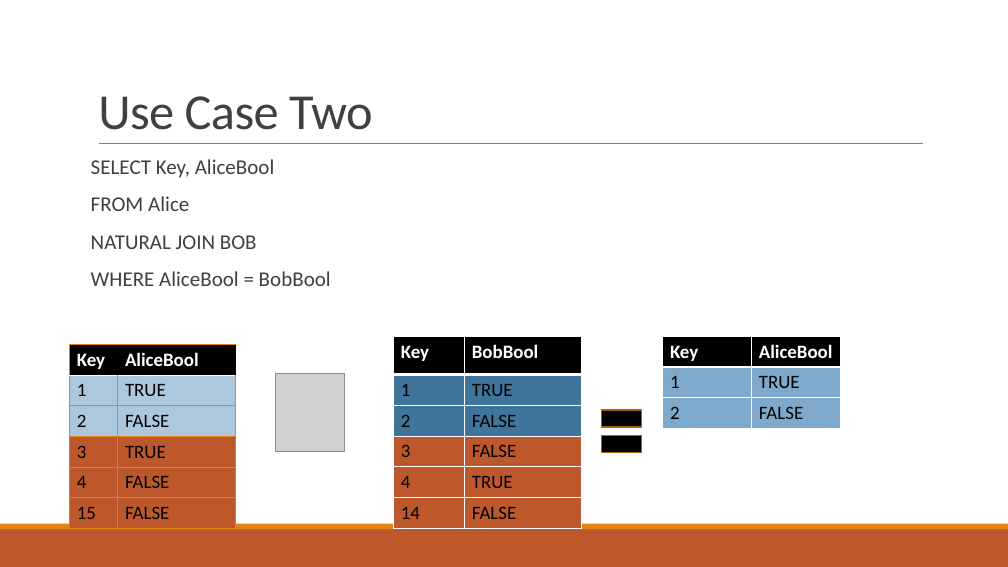
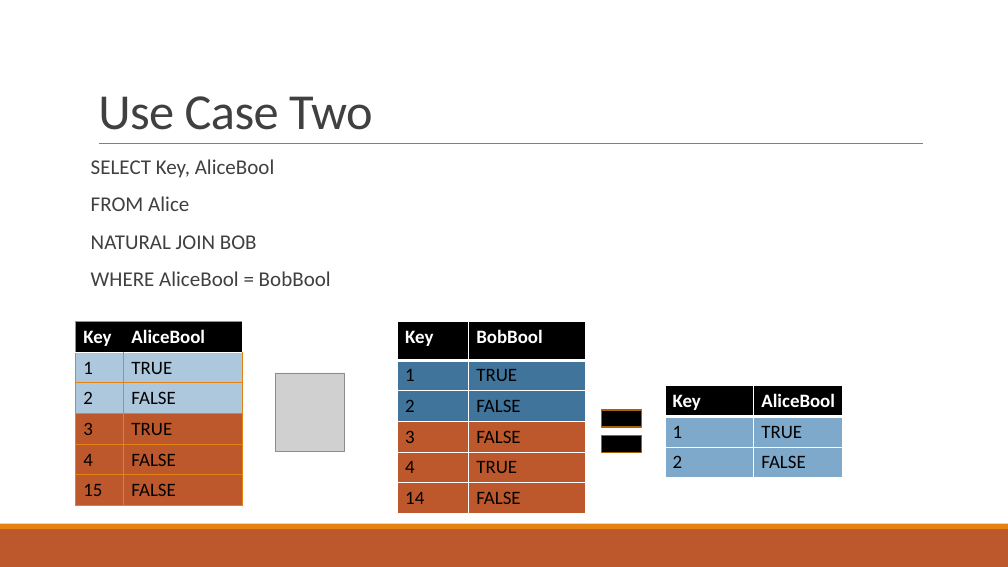
Before and after one commit to niklasUPB/thesis, a slide deck: slide 17 of thesis/Abschlussvortrag.pptx. Drawn at 1008x567 pixels with LibreOffice and Linux fonts; fonts in the diff are those of the drawing; grey boxes stand for pictures. Boxes give left, top, right and bottom in pixels: in the first picture for what was removed or moved away, otherwise in the second. Text is boxed around its words. In the diff, an @@ line names an element or a change of style, - is before the commit and + after.

```diff
--- a/thesis/Abschlussvortrag.pptx
+++ b/thesis/Abschlussvortrag.pptx
@@ table: place and size @@
-table at bbox=[70, 345, 236, 526]
+table at bbox=[76, 321, 242, 503]
@@ table: place and size @@
-table at bbox=[393, 337, 581, 526]
+table at bbox=[398, 321, 585, 511]
@@ table: place and size @@
-table at bbox=[662, 337, 841, 427]
+table at bbox=[665, 386, 844, 476]
```
Also in this commit, not shown: 4 other slides changed.
